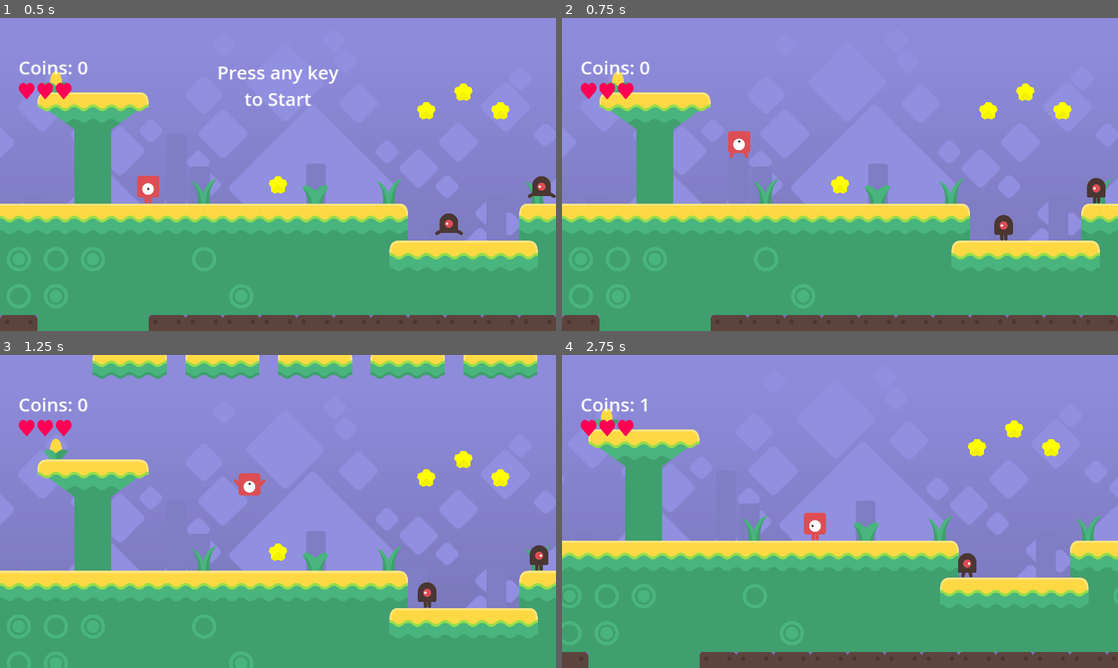
Above: before the commit, frames 1-4 (two rows, left to right).
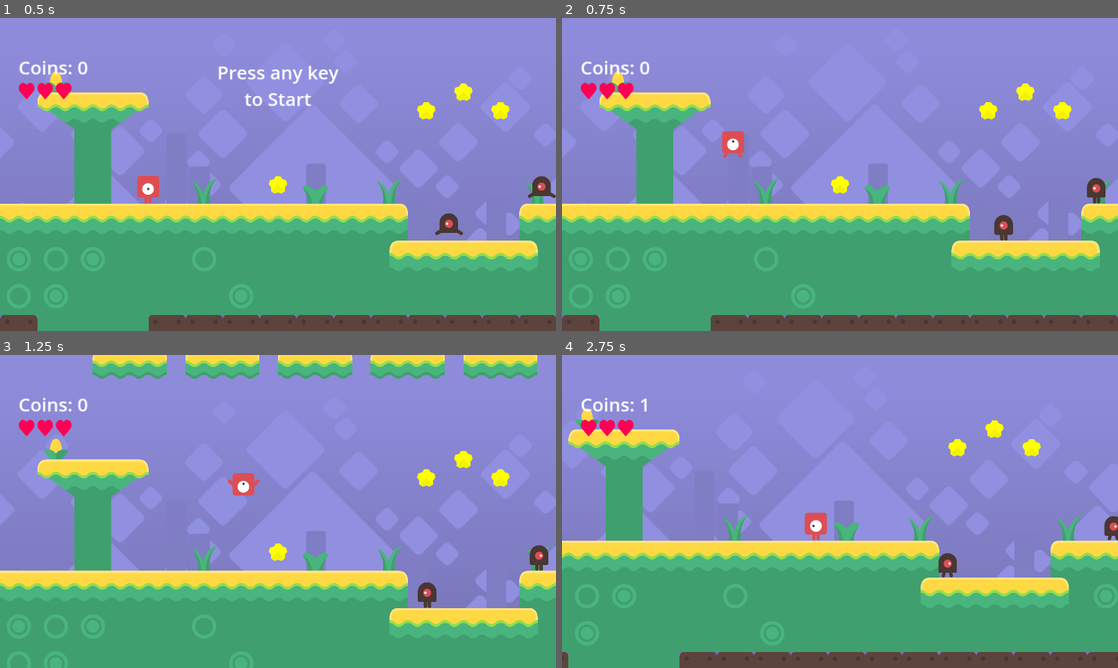
Above: after the commit, the same moments.

Repository: endlessm/moddable-platformer
Game: Godot game, scene res://main.tscn
Same seed, same stepped clock (60 frames per second), same inputs: the game is played once before the commit and once after it.
Inputs:
- Up to frame 1 (0.5 s): no input
- Up to frame 2 (0.75 s): tap Enter (ui_accept) at 0.5 s; hold Right (ui_right) from 0.53 s (still down)
- Up to frame 3 (1.25 s): keep holding Right (ui_right); tap Enter (ui_accept) at 0.77 s
- Up to frame 4 (2.75 s): tap Enter (ui_accept) at 1.52 s; release Right (ui_right) at 2.03 s; hold Left (ui_left) from 2.03 s (still down)

Frame 1 is identical in both runs. In frame 2, 0.3% of the frame differs, in the area x 28-34%, y 36-45%; in frame 3, 0.2%; in frame 4, 9.1%, in the area x 0-100%, y 17-100%.

Commit message:
Player: Add acceleration
With the defaults it takes 5 frames to accelerate to the maximum speed.

Diff:
--- a/scripts/player.gd
+++ b/scripts/player.gd
@@ -8,6 +8,9 @@
 ## How fast does your character move?
 @export_range(0, 1000, 10, "suffix:px/s") var speed: float = 500.0:
 	set = _set_speed
+
+## How fast does your character accelerate?
+@export_range(0, 5000, 1000, "suffix:px/s²") var acceleration: float = 5000.0
 
 ## How high does your character jump? Note that the gravity will
 ## be influenced by the [member GameLogic.gravity].
@@ -106,9 +109,13 @@
 	# As good practice, you should replace UI actions with custom gameplay actions.
 	var direction = Input.get_axis("ui_left", "ui_right")
 	if direction:
-		velocity.x = direction * speed
+		velocity.x = move_toward(
+			velocity.x,
+			sign(direction) * speed,
+			abs(direction) * acceleration * delta,
+		)
 	else:
-		velocity.x = move_toward(velocity.x, 0, speed)
+		velocity.x = move_toward(velocity.x, 0, acceleration * delta)
 
 	if velocity == Vector2.ZERO:
 		_sprite.play("idle")
